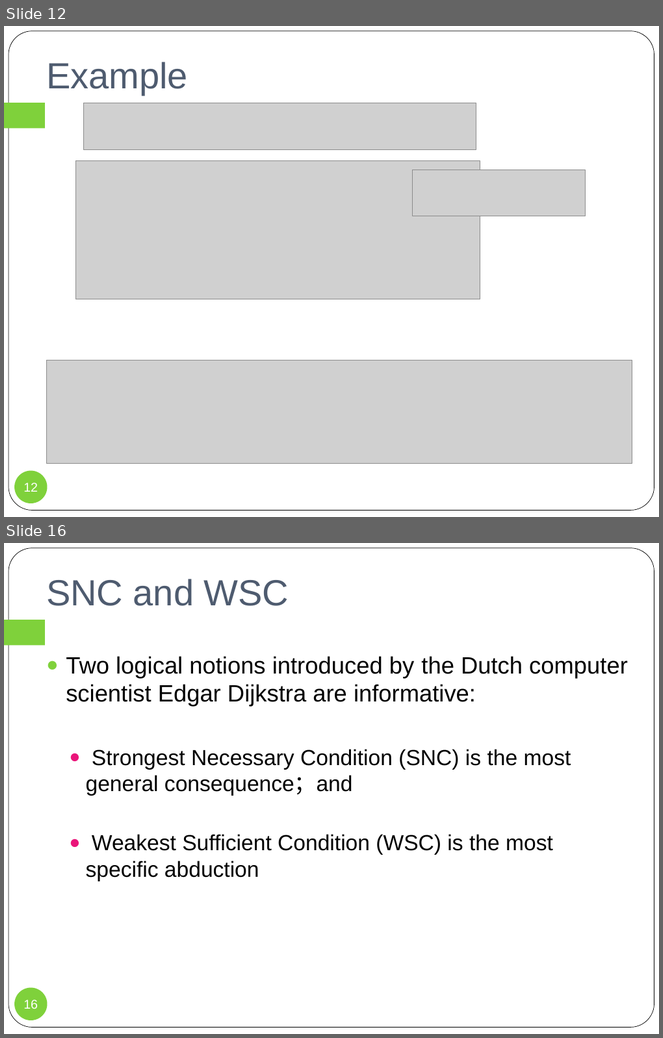
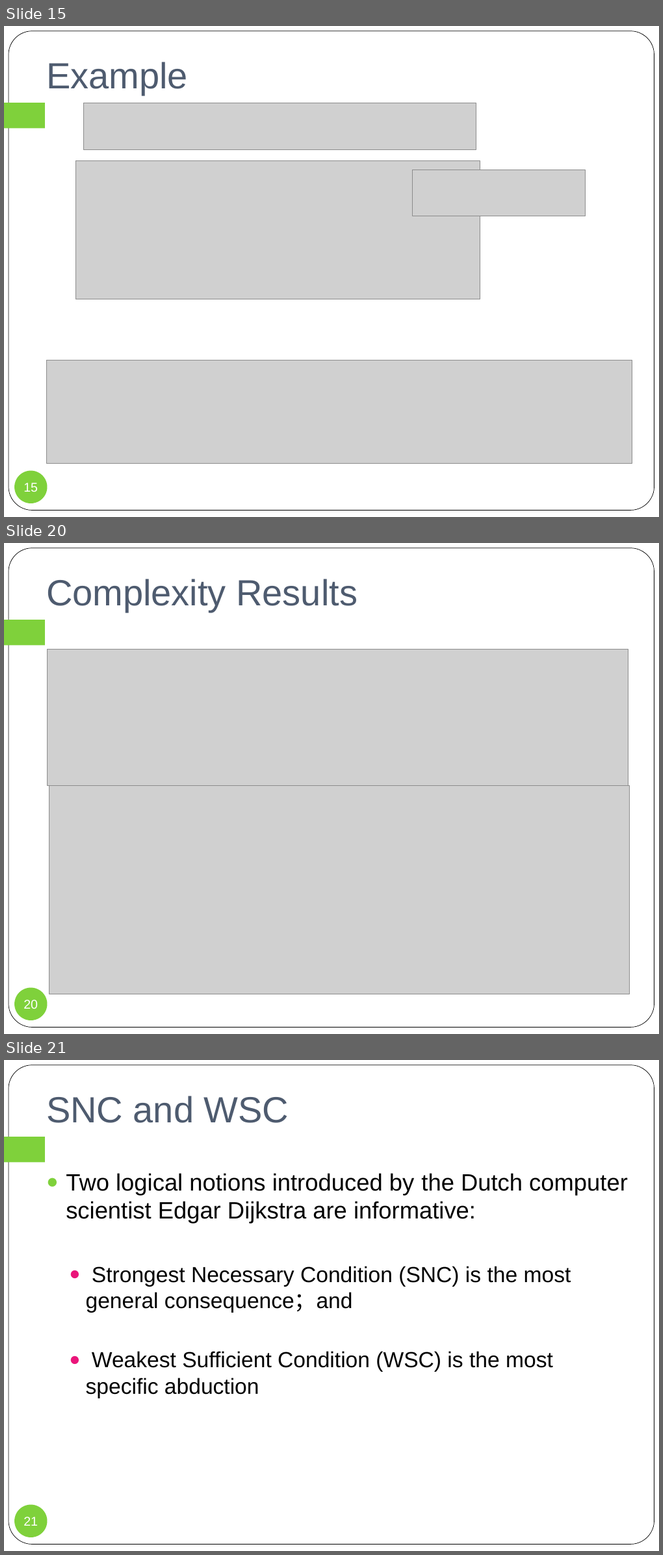
Before and after one commit to fengrenyan/fry, a slide deck: DC/SNC and WSC.pptx. Shown one above the other, each under a label of ours: slides 12 and 16 before the commit, slides 15, 20 and 21 after it; the slides between them are not shown. The pictures are 663x1038 and 663x1555 pixels, drawn with LibreOffice and Linux fonts; fonts in the diff are those of the drawing; grey boxes stand for pictures. Boxes give left, top, right and bottom in pixels: in the first picture for what was removed or moved away, otherwise in the second. Text is boxed around its words. In the diff, an @@ line names an element or a change of style, - is before the commit and + after.

```diff
--- a/DC/SNC and WSC.pptx
+++ b/DC/SNC and WSC.pptx
@@ slide 20 added at (4, 543, 659, 1034), background #FFFFFF; not listed: 2 template elements that a slide beside it also shows @@
@@ title added at (46, 579, 358, 612), 40 pt, text #4E5B6F @@
+Complexity Results
@@ picture added at (48, 649, 629, 785) @@
@@ picture added at (50, 785, 630, 994) @@
@@ page number added at (14, 988, 48, 1021), fill #7FD13B, 14 pt, text #FFFFFF @@
+20
@@ what was slide 12 is now slide 15 @@
@@ page number at (24, 483, 38, 492): text changed @@
-12
+15
@@ what was slide 16 is now slide 21 @@
@@ page number at (24, 1517, 38, 1526): text changed @@
-16
+21
```
Also in this commit, not shown: 8 slides changed, 11 other slides added, 11 slides removed, 17 other files.
